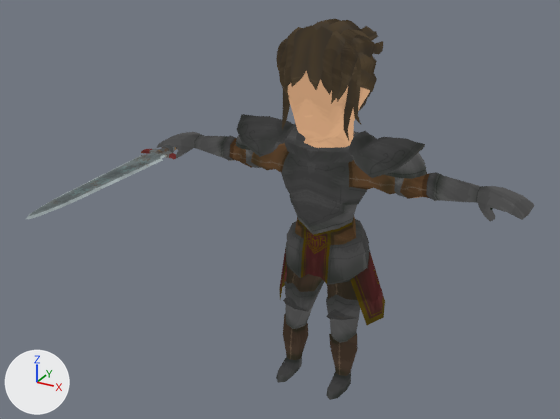
The glTF model client/models/Warrior.gltf as it was, and as the next commit left it.
The view is the same before and after, from a 50 mm camera at (2.36, -4.97, 3.91) aimed at (-0.14, -0.44, 1.65). The lights are fixed; the arrows at lower left show +X, +Y and +Z. Where no turn or scale is listed for an object, it has been applied to the vertices. Vertices at the same position are counted once.

The older version as bpy lines, for what is in view:
```python
ob_face = bpy.data.objects.new('Face', me_ncl1_29_002)
ob_face.location = (0.0, 0.0, 0.0)
ob_shoulderpad_l = bpy.data.objects.new('ShoulderPad.L', me_ncl1_29_000)
ob_shoulderpad_l.location = (0.515, 0.03, 2.038)
ob_shoulderpad_r = bpy.data.objects.new('ShoulderPad.R', me_ncl1_29_001)
ob_shoulderpad_r.location = (-0.515, 0.03, 2.038)
ob_warrior_body = bpy.data.objects.new('Warrior_Body', me_ncl1_29_005)
ob_warrior_body.location = (0.0, 0.0, 0.0)
ob_warrior_sword = bpy.data.objects.new('Warrior_Sword', me_cylinder_001)
ob_warrior_sword.location = (-1.351, 0.013, 1.807)
```
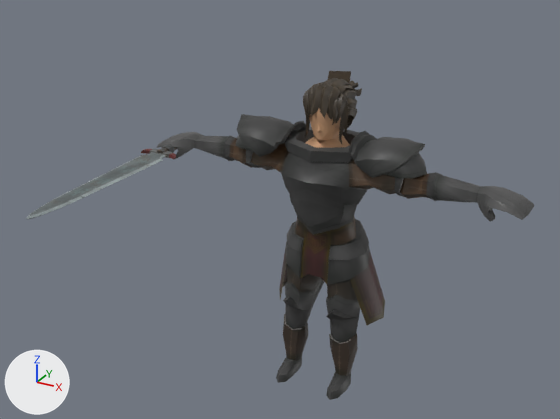
Edits to the bpy script that builds the scene:
```text
Change mat_warrior_texture:
    remove n0 = _N.new('ShaderNodeEmission'); n0.name = 'Emission'
    remove n1 = _N.new('ShaderNodeLightPath'); n1.name = 'Light Path'
    remove n2 = _N.new('ShaderNodeBsdfTransparent'); n2.name = 'Transparent BSDF'
    remove n3 = _N.new('ShaderNodeMixShader'); n3.name = 'Mix Shader'
    add n6 = _N.new('ShaderNodeBsdfPrincipled'); n6.name = 'Principled BSDF'
    where n4 = _N.new('ShaderNodeOutputMaterial'); n4.name = 'Material Output'
    where n5 = _N.new('ShaderNodeTexImage'); n5.name = 'Image Texture'
    remove _L.new(n1.outputs[0], n3.inputs[0])  # 'Is Camera Ray' to 'Factor'
    remove _L.new(n2.outputs[0], n3.inputs[1])  # 'BSDF' to 'Shader'
    remove _L.new(n0.outputs[0], n3.inputs[2])  # 'Emission' to 'Shader'
    remove _L.new(n3.outputs[0], n4.inputs[0])  # 'Shader' to 'Surface'
    remove _L.new(n5.outputs[0], n0.inputs[0])  # 'Color' to 'Color'
    add _L.new(n6.outputs[0], n4.inputs[0])  # 'BSDF' to 'Surface'
    add _L.new(n5.outputs[0], n6.inputs[0])  # 'Color' to 'Base Color'
Change me_ncl1_29_005:
    where me_ncl1_29_005.from_pydata(...)  # 761 vertices, 1512 faces; spans x -1.52..1.52, y -0.32..0.61, z 0.0..2.89
    used by ob_warrior_body; location = (0.0, 0.0, 0.0)
    me_ncl1_29_005 part 1: all 64 vertices in x -0.29..0.29, y -0.32..0.44, z 2.13..2.89 are scaled about their middle by 0.468, then moved by (0.0, 0.0, -0.25)
Change ob_face:
    ob_face.location: (0.0, 0.0, 0.0) -> (-0.003, 0.078, 0.851)
    ob_face.scale: (1.0, 1.0, 1.0) -> (0.561, 0.561, 0.561)
```

Where the change shows, as pixel boxes (x1, y1, x2, y2) in the pictures (560 x 419 px; the box of a moved part takes in the faces that stretch with it):
'Warrior_Body', recoloured, reshaped (15% shorter)
    before: (157, 56, 534, 400)
    after: (157, 109, 534, 400)
'Face', recoloured, moved, rescaled (44% narrower, 46% shorter)
    before: (276, 19, 383, 141)
    after: (303, 78, 362, 144)
'ShoulderPad.L', recoloured (black to grey)
    both: (349, 135, 427, 179)
'ShoulderPad.R', recoloured (black to grey)
    both: (236, 114, 306, 157)
'Warrior_Body.001', now drawn
    after: (328, 71, 351, 82)
part 1 of me_ncl1_29_005, moved or reshaped
    before: (288, 56, 370, 148)
    after: (305, 109, 350, 148)
